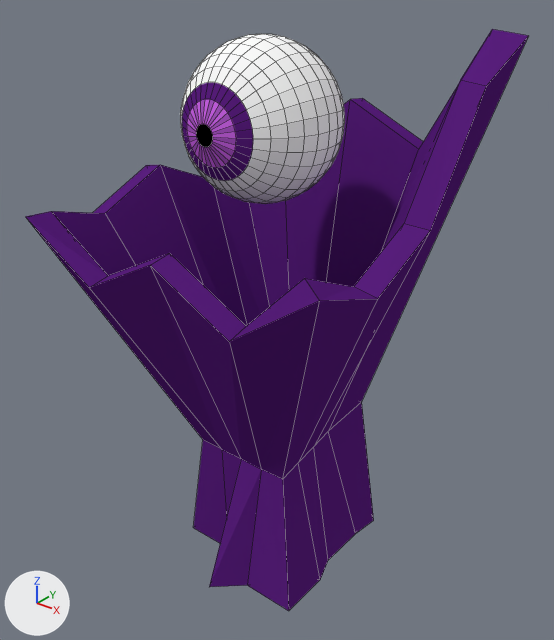
Before and after pictures for a commit that changed the Blender file ProjectLuna/Assets/Models/terrain/decor/shop.pedestal.eye.blend.
Camera for both pictures: a camera (50 mm lens) standing at (6.06, -7.52, 8.42) and looking at (0.07, -0.03, 3.78). The lights are fixed; the arrows at lower left show +X, +Y and +Z. Mesh edges are drawn as thin lines.

Before the edit, the objects in view are built like this:
```python
me_cube = bpy.data.meshes.new('Cube')
me_cube.from_pydata(...)  # 1058 vertices, 1070 faces; spans x -1.49..1.49, y -1.42..1.3, z 0.35..7.9
# faces by material slot: [832, 2, 172, 32, 32]
me_cube.materials.append(mat_material_001)  # white #ffffff
me_cube.materials.append(mat_material_002)  # black #000000
me_cube.materials.append(mat_material_003)  # purple #5a1f7e
me_cube.materials.append(mat_material_004)  # purple #cd66e7
me_cube.materials.append(mat_material_005)  # purple #a752c3
ob_cube = bpy.data.objects.new('Cube', me_cube)
ob_cube.location = (0.0, 0.0, -0.37)
ob_cube.scale = (1.55, 1.54, 1.0)
```
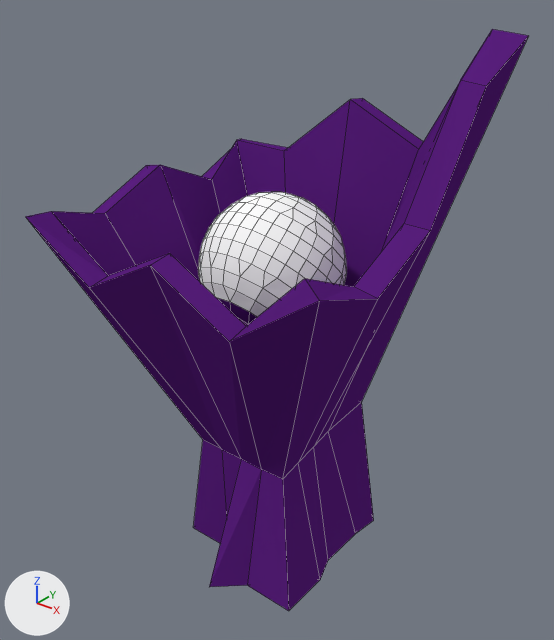
Diff of the bpy script that builds the scene:
```diff
--- a/ProjectLuna/Assets/Models/terrain/decor/shop.pedestal.eye.blend.py
+++ b/ProjectLuna/Assets/Models/terrain/decor/shop.pedestal.eye.blend.py
@@ me_cube @@
 me_cube.from_pydata(...)  # 1058 vertices, 1070 faces; spans x -1.49..1.49, y -1.42..1.3, z 0.35..7.9
 # used by ob_cube; location = (0.0, 0.0, -0.37); scale = (1.55, 1.54, 1.0)
-me_cube.materials.append(mat_material_001)  # white #ffffff
-me_cube.materials.append(mat_material_002)  # black #000000
+# me_cube part 1: the loose piece of 481 vertices spanning x -0.66..0.63, y -0.8..0.52, z 5.89..7.89 is deleted
 me_cube.materials.append(mat_material_003)
-me_cube.materials.append(mat_material_004)  # purple #cd66e7
-me_cube.materials.append(mat_material_005)  # purple #a752c3
@@ me_cube_002 @@
+me_cube_002.from_pydata(...)  # 481 vertices, 481 faces; spans x -0.65..0.65, y -0.67..0.65, z -1.0..1.0
+# faces by material slot: [416, 1, 32, 16, 16]
+me_cube_002.materials.append(mat_material_001)  # white #ffffff
+me_cube_002.materials.append(mat_material_002)  # black #000000
+me_cube_002.materials.append(mat_material_003)  # purple #5a1f7e
+me_cube_002.materials.append(mat_material_004)  # purple #cd66e7
+me_cube_002.materials.append(mat_material_005)  # purple #a752c3
@@ ob_cube_002 @@
+ob_cube_002 = bpy.data.objects.new('Cube.002', me_cube_002)
+ob_cube_002.location = (-0.02, -0.02, 4.55)
+ob_cube_002.rotation_euler = (0.723, 0.0, 0.0)  # degrees (41, 0, 0)
+ob_cube_002.scale = (1.55, 1.54, 1.0)
+_m = ob_cube_002.modifiers.new('Decimate', 'DECIMATE')
+_m.ratio = 0.558
```

Boxes (x1, y1, x2, y2) around the edits, measured in the pictures (554 x 640 px):
'Cube.002', added
    after: (198, 192, 347, 326)
    faces in mat_material_001 (white #ffffff): (198, 192, 347, 317)
    faces in mat_material_003 (purple #5a1f7e): (217, 298, 257, 324)
part 1 of me_cube, deleted
    before: (180, 34, 345, 204)
